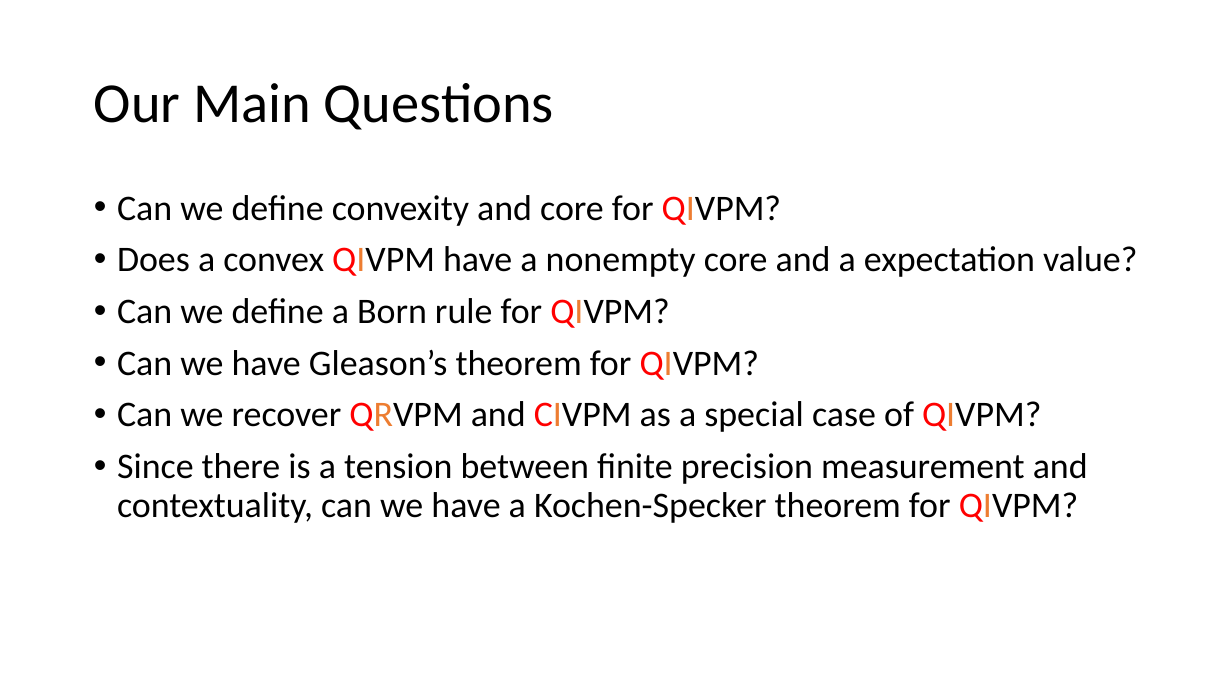
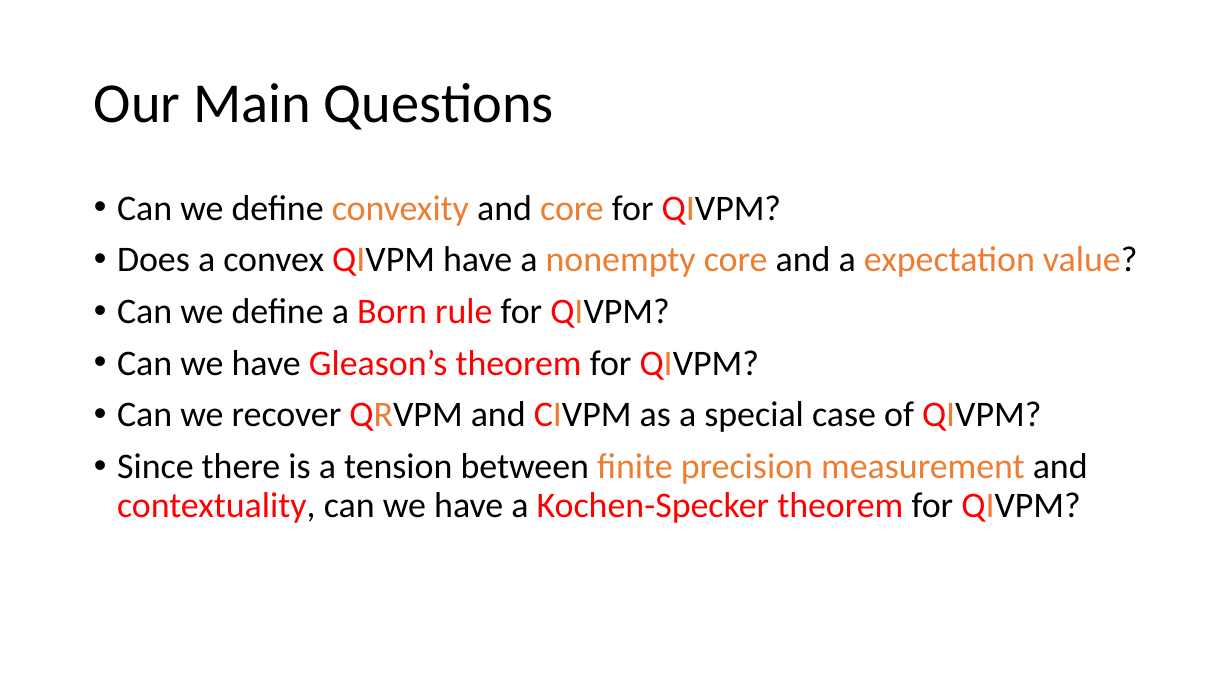
Before and after one commit to yuttai/Contextuality-and-Nonlocality-in-Discrete-Quantum-Theory, a slide deck: slide 10 of prop_letter.pptx. Drawn at 1232x693 pixels with LibreOffice and Linux fonts; fonts in the diff are those of the drawing. Boxes give left, top, right and bottom in pixels: in the first picture for what was removed or moved away, otherwise in the second. Text is boxed around its words. In the diff, an @@ line names an element or a change of style, - is before the commit and + after.

```diff
--- a/prop_letter.pptx
+++ b/prop_letter.pptx
@@ text at <box>117,195,1137,523</box>: text colour #000000 to #ED7D31 in "convexity core", "nonempty core expectation value?", "finite precision measurement"; text colour #000000 to #FF0000 in "Born rule", "Gleason’s theorem", "contextuality, Kochen-Specker theorem" @@
```
Also in this commit, not shown: 5 other slides changed, 1 slide removed.
